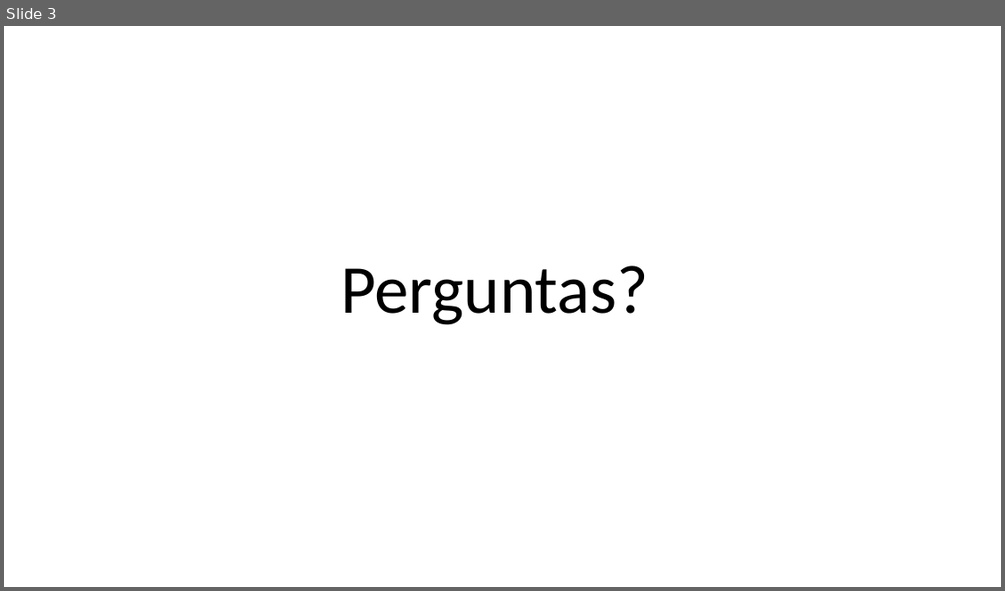
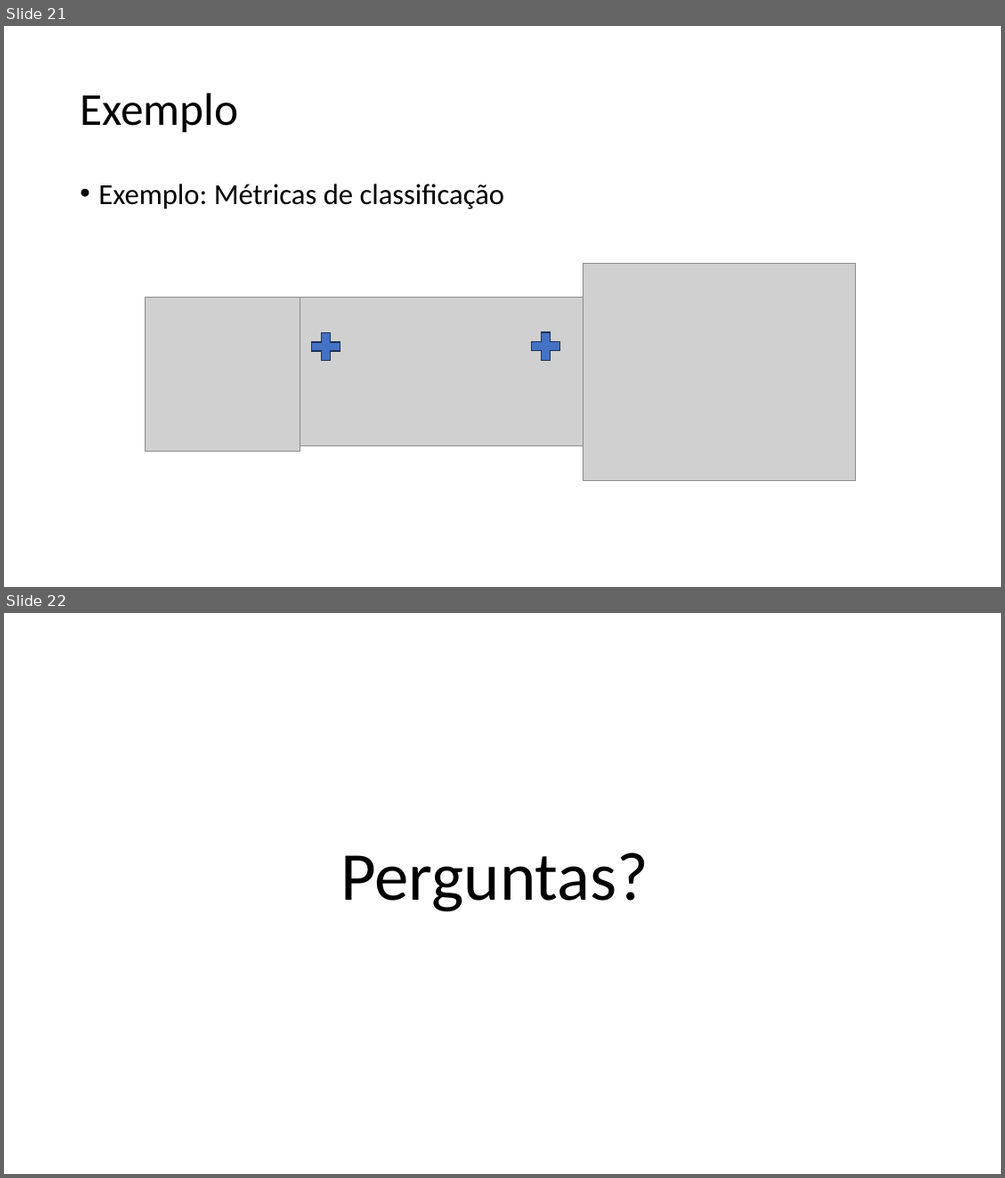
Before and after one commit to zz4fap/c24_inteligencia_artificial, a slide deck: slides/C24_Métricas_de_Classificação.pptx. Shown one above the other, each under a label of ours: slide 3 before the commit, slides 21 and 22 after it. The pictures are 1005x591 and 1005x1178 pixels, drawn with LibreOffice and Linux fonts; fonts in the diff are those of the drawing; grey boxes stand for pictures. Boxes give left, top, right and bottom in pixels: in the first picture for what was removed or moved away, otherwise in the second. Text is boxed around its words. In the diff, an @@ line names an element or a change of style, - is before the commit and + after.

```diff
--- a/slides/C24_Métricas_de_Classificação.pptx
+++ b/slides/C24_Métricas_de_Classificação.pptx
@@ slide 21 added at <box>4,26,1001,587</box>, background #FFFFFF @@
@@ title added at <box>80,93,238,133</box>, 44 pt, text #000000 @@
+Exemplo
@@ text added at <box>98,184,505,209</box>, 28 pt, text #000000 @@
+• Exemplo: Métricas de classificação
@@ picture added at <box>583,263,856,481</box> @@
@@ picture added at <box>146,297,300,451</box> @@
@@ picture added at <box>300,297,583,446</box> @@
@@ plus sign added at <box>307,328,345,365</box>, fill #4472C4, outline #1E3256 1 pt @@
@@ plus sign added at <box>526,328,565,365</box>, fill #4472C4, outline #1E3256 1 pt @@
@@ what was slide 3 is now slide 22 @@
```
Also in this commit, not shown: 1 slide changed, 23 other slides added, 1 slide removed, 1 other file.
